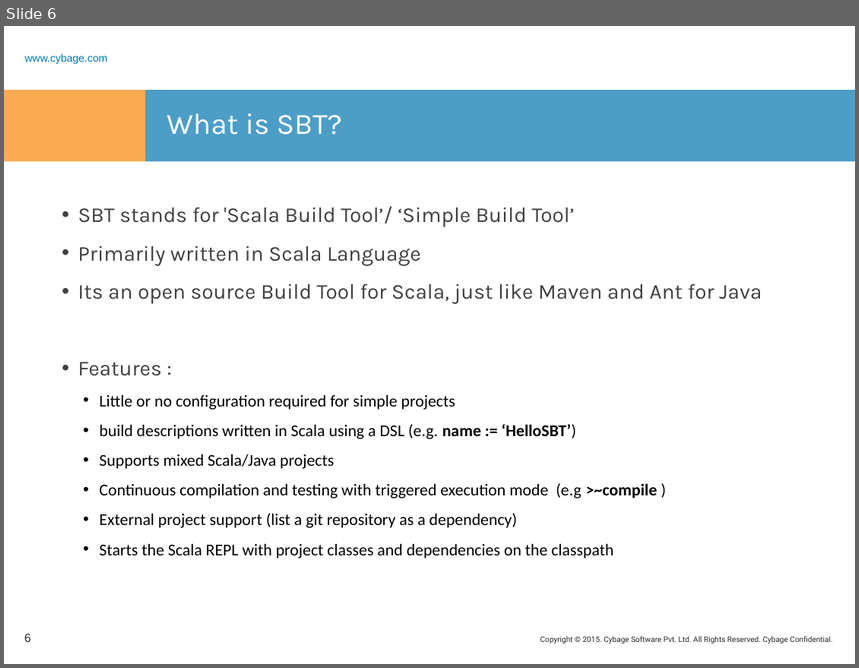
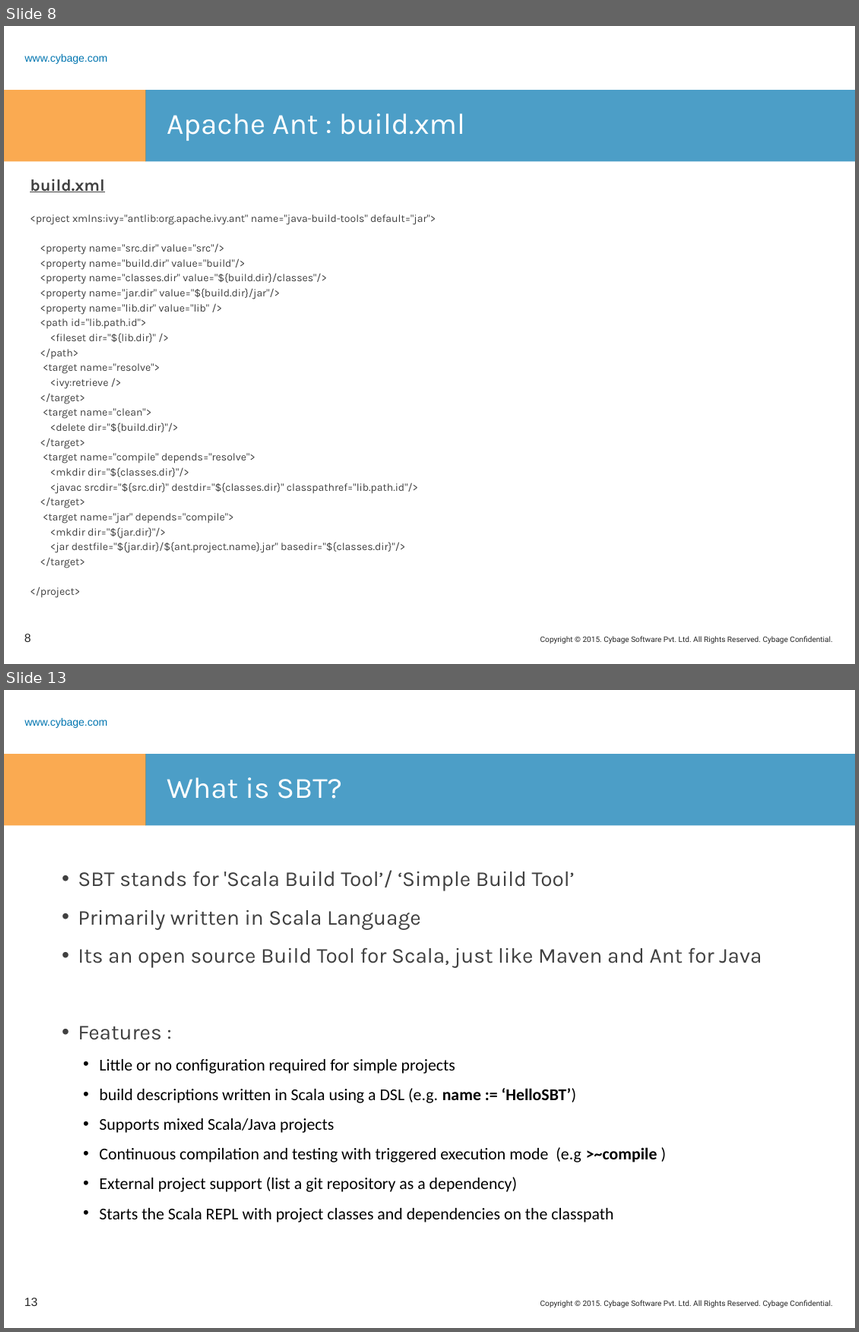
Before and after one commit to rashmitk/Documentation, a slide deck: SBT/SBT.pptx. Shown one above the other, each under a label of ours: slide 6 before the commit, slides 8 and 13 after it; the slides between them are not shown. The pictures are 859x668 and 859x1332 pixels, drawn with LibreOffice and Linux fonts; fonts in the diff are those of the drawing; background and template pictures are left out. Boxes give left, top, right and bottom in pixels: in the first picture for what was removed or moved away, otherwise in the second. Text is boxed around its words. In the diff, an @@ line names an element or a change of style, - is before the commit and + after.

Commit message:
Added Build evolution and history details

```diff
--- a/SBT/SBT.pptx
+++ b/SBT/SBT.pptx
@@ slide 8 added at (x1=4, y1=26, x2=855, y2=664), background #FFFFFF; not listed: 4 template elements that a slide beside it also shows @@
@@ title added at (x1=167, y1=113, x2=465, y2=141), 25 pt, text #FFFFFF @@
+Apache Ant : build.xml
@@ text added at (x1=30, y1=179, x2=436, y2=598), 9 pt, text #404040 @@
+build.xml
+<project xmlns:ivy="antlib:org.apache.ivy.ant" name="java-build-tools" default="jar">
+<property name="src.dir" value="src"/>
+<property name="build.dir" value="build"/>
+<property name="classes.dir" value="${build.dir}/classes"/>
+<property name="jar.dir" value="${build.dir}/jar"/>
+<property name="lib.dir" value="lib" />
+<path id="lib.path.id">
+<fileset dir="${lib.dir}" />
+</path>
+<target name="resolve">
+<ivy:retrieve />
+</target>
+<target name="clean">
+<delete dir="${build.dir}"/>
+</target>
+<target name="compile" depends="resolve">
+<mkdir dir="${classes.dir}"/>
+<javac srcdir="${src.dir}" destdir="${classes.dir}" classpathref="lib.path.id"/>
+</target>
+<target name="jar" depends="compile">
+<mkdir dir="${jar.dir}"/>
+<jar destfile="${jar.dir}/${ant.project.name}.jar" basedir="${classes.dir}"/>
+</target>
+</project>
@@ text added at (x1=33, y1=249, x2=214, y2=276), 20 pt, text #FFFFFF @@
+Place image here
@@ page number added at (x1=25, y1=634, x2=31, y2=642), 10 pt, text #262626 @@
+8
@@ what was slide 6 is now slide 13 @@
@@ page number at (x1=25, y1=1298, x2=37, y2=1306): text changed @@
-6
+13
```
Also in this commit, not shown: 4 slides changed, 6 other slides added.
